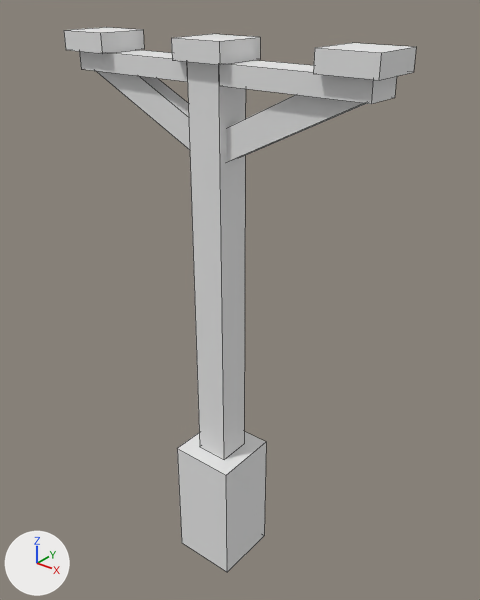
One commit to the OBJ model src/main/resources/assets/immersiveengineering/models/post.obj: the scene before it, then after it.
Both versions are drawn from a 50 mm camera at (2.75, -3.22, 4.32) aimed at (0.04, 0.17, 2.22). The lights are fixed; the arrows at lower left show +X, +Y and +Z. Mesh edges are drawn as thin lines. Where no turn or scale is listed for an object, it has been applied to the vertices.

In view in the first picture: 'Arm_left', 'Arm_right', 'Base'.
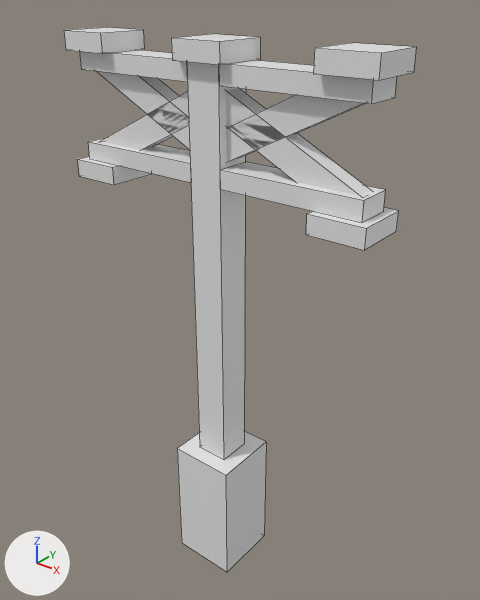
What the commit changed:
Mesh me_arm_right_d is new.
It has 24 vertices, 18 faces and spans x -1.188..0.006, y -0.188..0.187, z 3.0..3.737.
Mesh me_arm_left_d is new.
It has 24 vertices, 18 faces and spans x -0.006..1.188, y -0.188..0.187, z 3.0..3.737.
Object 'Arm_right_d' (ob_arm_right_d) is new; it shows me_arm_right_d.
Its location is (0.0, 0.0, 0.0).
Object 'Arm_left_d' (ob_arm_left_d) is new; it shows me_arm_left_d.
Its location is (0.0, 0.0, 0.0).

Boxes [x1, y1, x2, y2] around the edits, measured in the pictures (480 x 600 px):
'Arm_left_d', added
    after: [220, 89, 399, 250]
'Arm_right_d', added
    after: [78, 91, 191, 185]
